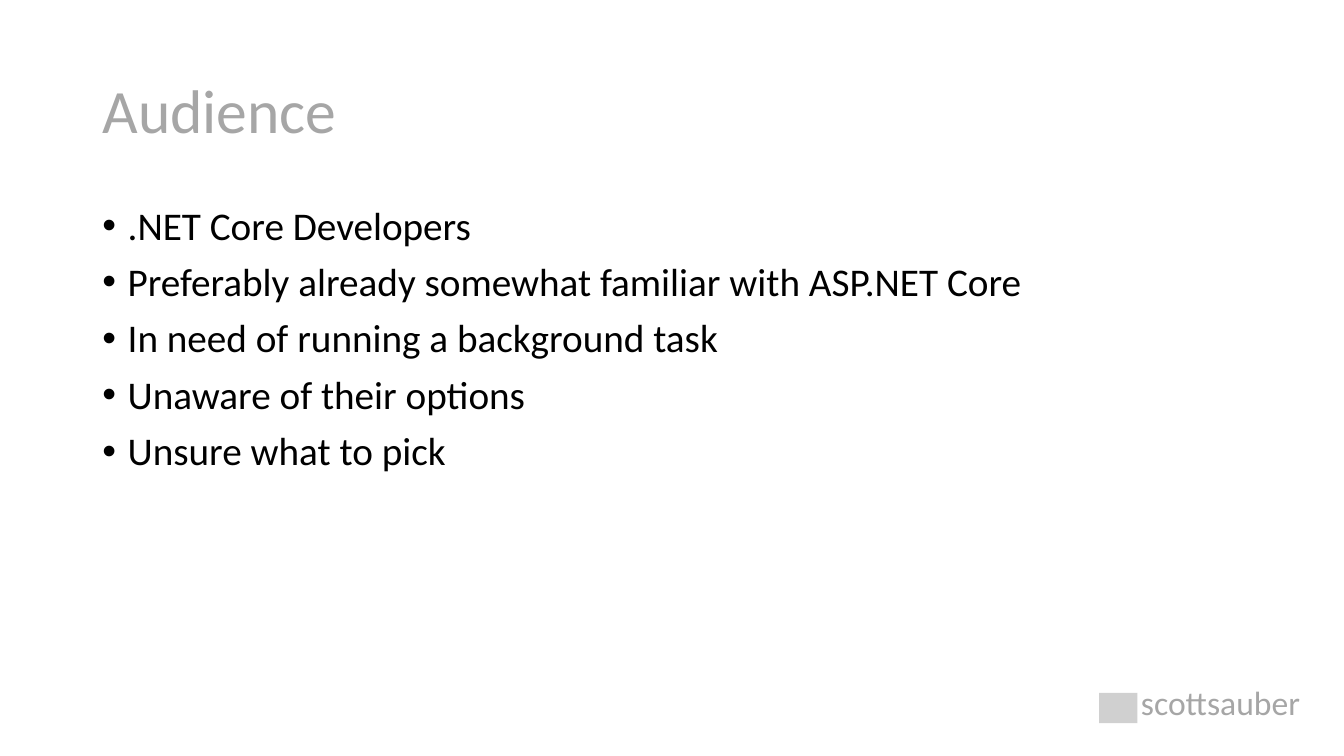
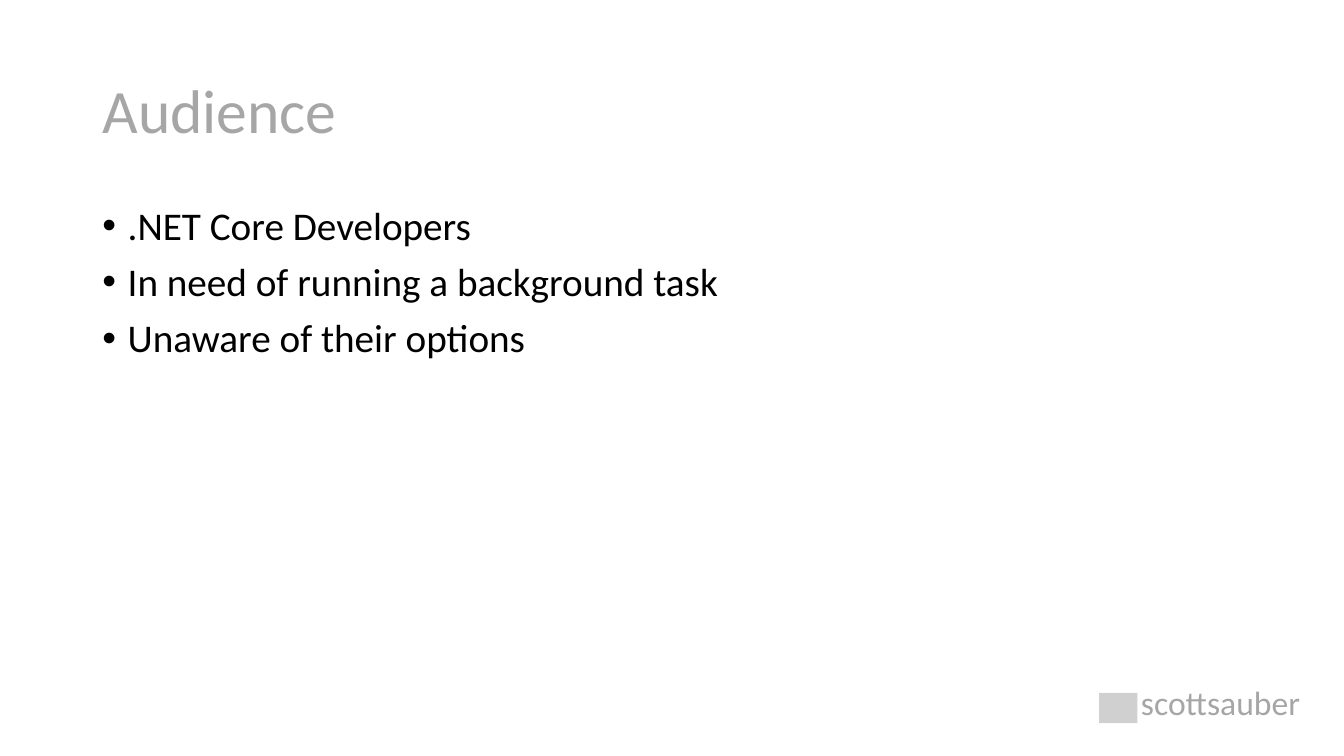
Before and after one commit to nirzaf/DotNetWorkShopTalk, a slide deck: slide 2 of 2020-10-16 - NDC Sydney - The Background on Background Tasks in .NET Core/The Background on Background Tasks.pptx. Drawn at 1344x756 pixels with LibreOffice and Linux fonts; fonts in the diff are those of the drawing; grey boxes stand for pictures. Boxes give left, top, right and bottom in pixels: in the first picture for what was removed or moved away, otherwise in the second. Text is boxed around its words. In the diff, an @@ line names an element or a change of style, - is before the commit and + after.

```diff
--- a/2020-10-16 - NDC Sydney - The Background on Background Tasks in .NET Core/The Background on Background Tasks.pptx
+++ b/2020-10-16 - NDC Sydney - The Background on Background Tasks in .NET Core/The Background on Background Tasks.pptx
@@ text at (x1=128, y1=268, x2=1021, y2=303): paragraph removed @@
-• Preferably already somewhat familiar with ASP.NET Core
@@ text at (x1=128, y1=437, x2=446, y2=472): paragraph removed @@
-• Unsure what to pick
```
Also in this commit, not shown: 7 other slides changed, 1 slide removed, 10 other files.
